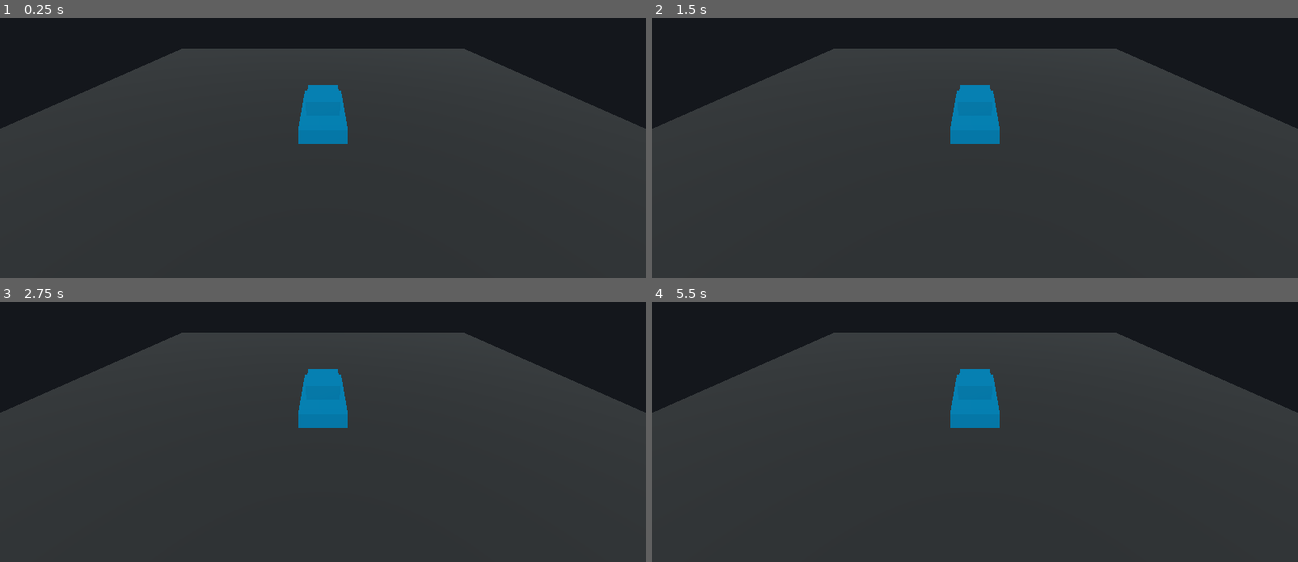
Above: before the commit, frames 1-4 (two rows, left to right).
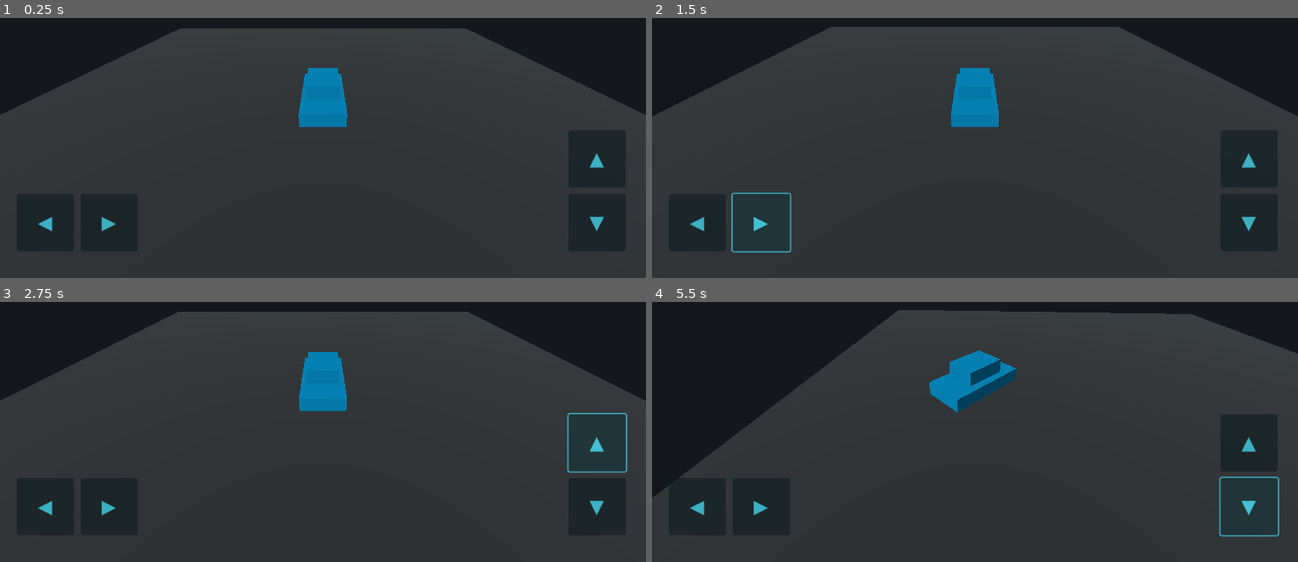
Above: after the commit, the same moments.

Repository: mandoalmzj-cell/MANDO-HVAC-PRO-
Game: Godot game, scene res://main.tscn
Same seed, same stepped clock (60 frames per second), same inputs: the game is played once before the commit and once after it.
Inputs (mouse positions are in pixels of both pictures, inside the frame that each line leads up to):
- Up to frame 1 (0.25 s): no input
- Up to frame 2 (1.5 s): click (697, 223) at 0.5 s, where only the run after the commit has a clickable "◀"; click (761, 223) at 1.25 s, where only the run after the commit has a clickable "▶"
- Up to frame 3 (2.75 s): click (594, 442) at 2 s, where only the run after the commit has a clickable "▲"
- Up to frame 4 (5.5 s): click (1246, 507) at 2.75 s, where only the run after the commit has a clickable "▼"; tap Enter at 3.5 s; hold Right (ui_right) 3.53-4.28 s; hold Down (ui_down) 4.28-5.03 s; hold Right (ui_right) from 5.03 s (still down)

The runs differ from the first frame. In frame 1, 8.5% of the frame differs, in the area x 0-100%, y 4-82%; in frame 2, 9.1%; in frame 3, 8.8%; in frame 4, 17%, in the area x 0-100%, y 3-91%.

Commit message:
Connect vehicle script to main scene

Diff:
--- a/main.tscn
+++ b/main.tscn
@@ -1,24 +1,27 @@
-[gd_scene load_steps=6 format=3]
+[gd_scene load_steps=7 format=3]
 
-[sub_resource type="BoxMesh" id="GroundMesh"]
+[ext_resource type="Script" path="res://game.gd" id="1_game"]
+
+[sub_resource type="BoxMesh" id="BoxMesh_Ground"]
 size = Vector3(30, 0.2, 30)
 
-[sub_resource type="StandardMaterial3D" id="GroundMaterial"]
+[sub_resource type="StandardMaterial3D" id="Material_Ground"]
 albedo_color = Color(0.16, 0.18, 0.19, 1)
 roughness = 1.0
 
-[sub_resource type="BoxMesh" id="CarBodyMesh"]
+[sub_resource type="BoxMesh" id="BoxMesh_Car"]
 size = Vector3(2, 0.65, 4)
 
-[sub_resource type="StandardMaterial3D" id="CarMaterial"]
+[sub_resource type="StandardMaterial3D" id="Material_Car"]
 albedo_color = Color(0.05, 0.65, 0.9, 1)
 metallic = 0.35
 roughness = 0.35
 
-[sub_resource type="BoxMesh" id="CabinMesh"]
+[sub_resource type="BoxMesh" id="BoxMesh_Cabin"]
 size = Vector3(1.5, 0.7, 2)
 
 [node name="Main" type="Node3D"]
+script = ExtResource("1_game")
 
 [node name="DirectionalLight3D" type="DirectionalLight3D" parent="."]
 rotation_degrees = Vector3(-45, -30, 0)
Not shown: 1 places in main.tscn that only renumber resources
